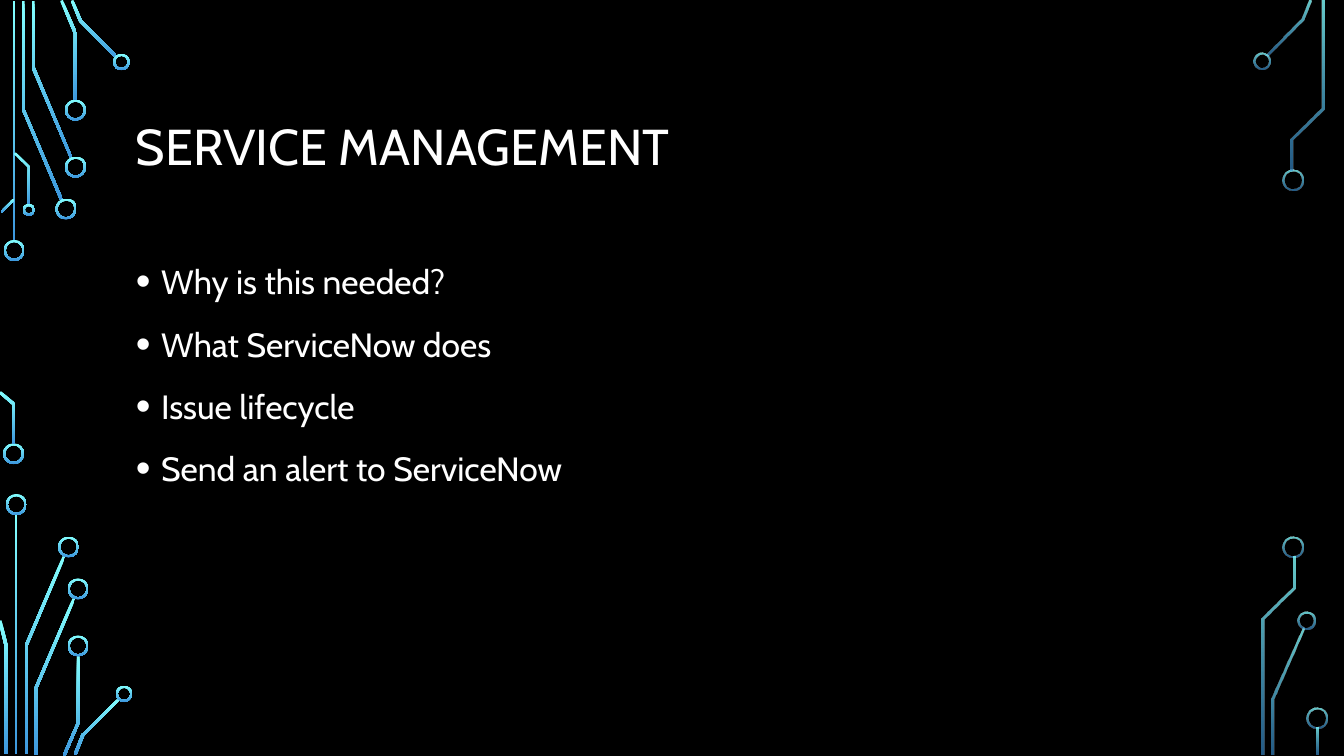
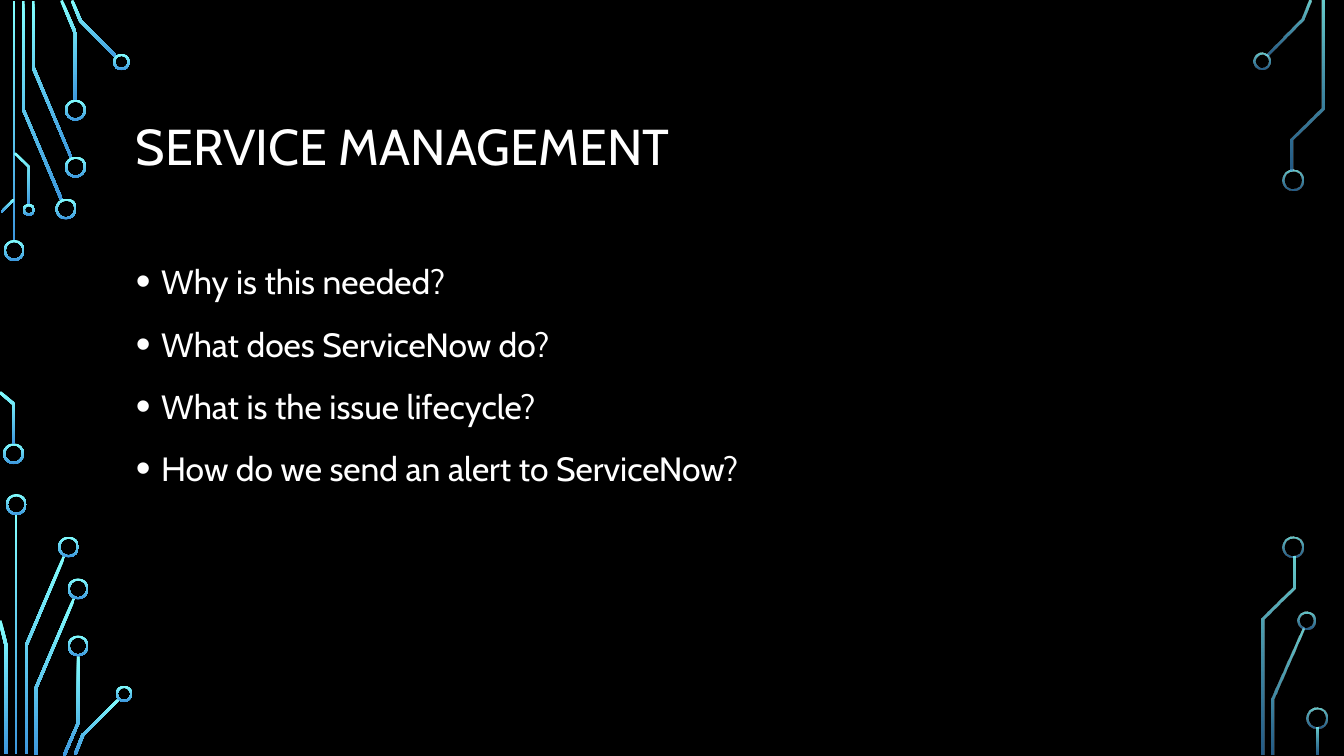
Before and after one commit to andrewjvelez/smap, a slide deck: slide 23 of docs/SMAP Materials Unbranded.pptx (slide 25 before the commit). Drawn at 1344x756 pixels with LibreOffice and Linux fonts; fonts in the diff are those of the drawing; background and template pictures are left out. Boxes give left, top, right and bottom in pixels: in the first picture for what was removed or moved away, otherwise in the second. Text is boxed around its words. In the diff, an @@ line names an element or a change of style, - is before the commit and + after.

```diff
--- a/docs/SMAP Materials Unbranded.pptx
+++ b/docs/SMAP Materials Unbranded.pptx
@@ text at [161, 331, 738, 482]: text changed @@
-• What ServiceNow does
-• Issue lifecycle
-• Send an alert to ServiceNow
+• What does ServiceNow do?
+• What is the issue lifecycle?
+• How do we send an alert to ServiceNow?
```
Also in this commit, not shown: 21 other slides changed, 7 slides added, 7 slides removed.
